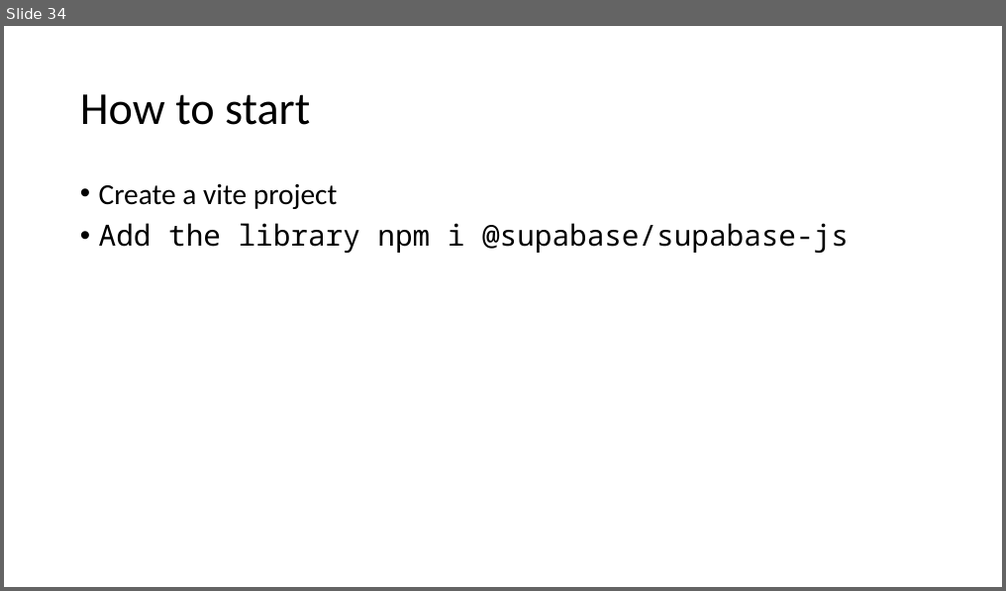
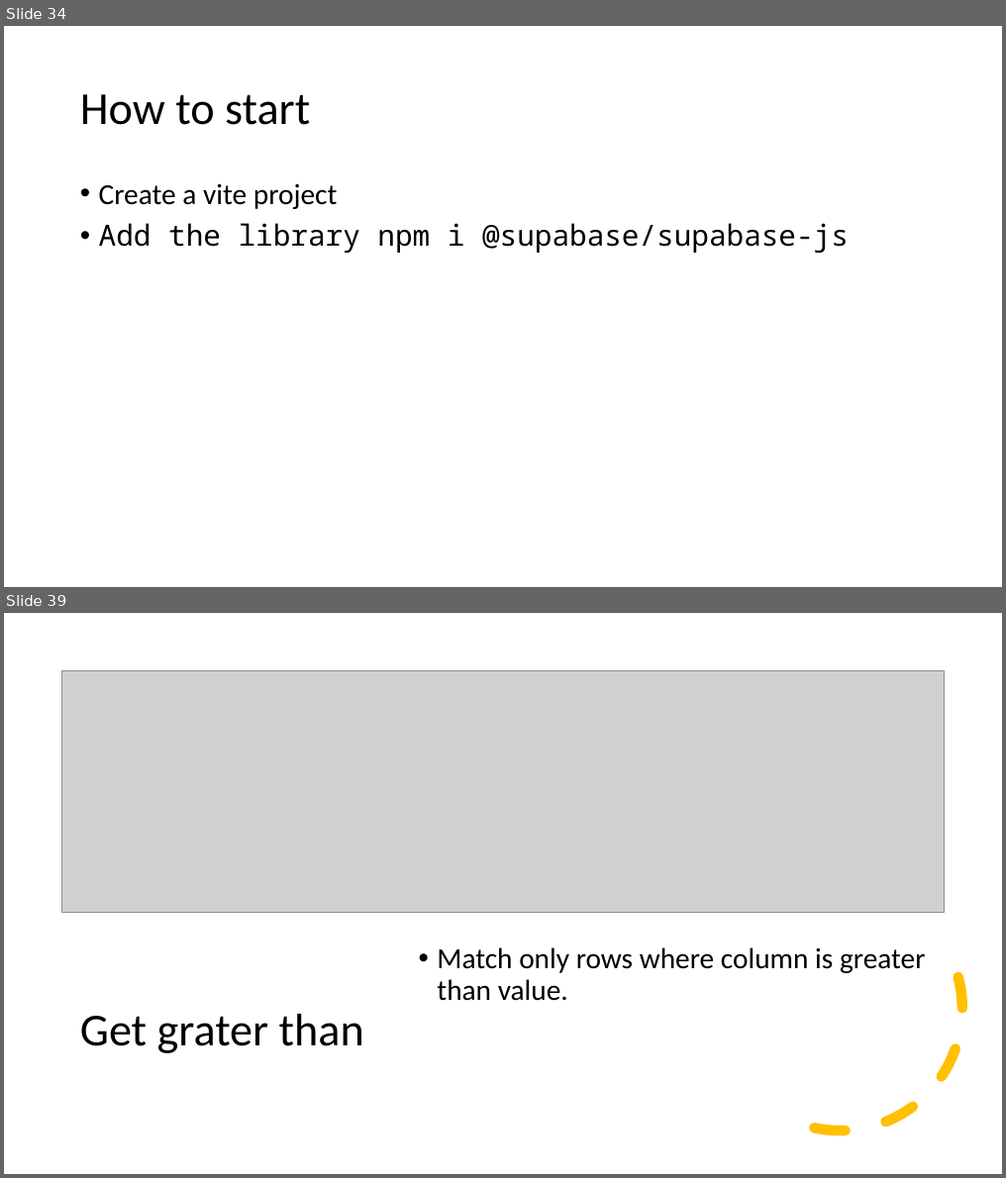
Before and after one commit to 1shaked/full-stack, a slide deck: 19ass/19ass.pptx. Shown one above the other, each under a label of ours: slide 34 before the commit, slides 34 and 39 after it; the slides between them are not shown. The pictures are 1006x591 and 1006x1178 pixels, drawn with LibreOffice and Linux fonts; fonts in the diff are those of the drawing; grey boxes stand for pictures. Boxes give left, top, right and bottom in pixels: in the first picture for what was removed or moved away, otherwise in the second. Text is boxed around its words. In the diff, an @@ line names an element or a change of style, - is before the commit and + after.

```diff
--- a/19ass/19ass.pptx
+++ b/19ass/19ass.pptx
@@ slide 39 added at <box>4,613,1002,1174</box>, background #FFFFFF @@
@@ picture added at <box>62,670,944,912</box> @@
@@ arc (boxed as its full ellipse) added at <box>691,860,989,1157</box>, outline #FFC000 10 pt dashed @@
@@ text added at <box>437,948,925,1001</box>, 28 pt, text #000000 @@
+• Match only rows where column is greater than value.
@@ title added at <box>80,1014,364,1054</box>, 44 pt, text #000000 @@
+Get grater than
```
Also in this commit, not shown: 14 other slides added, 28 other files.
